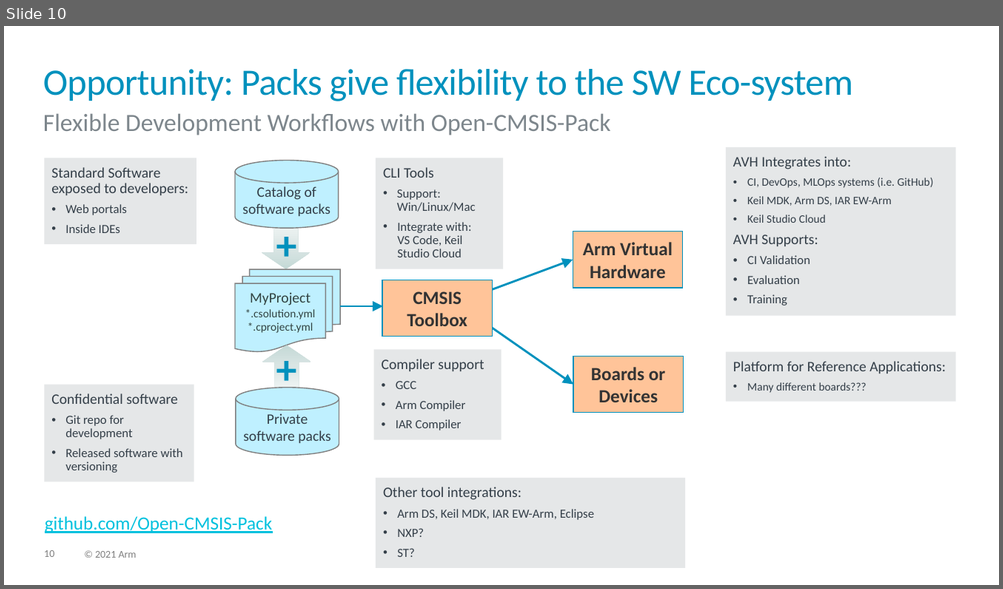
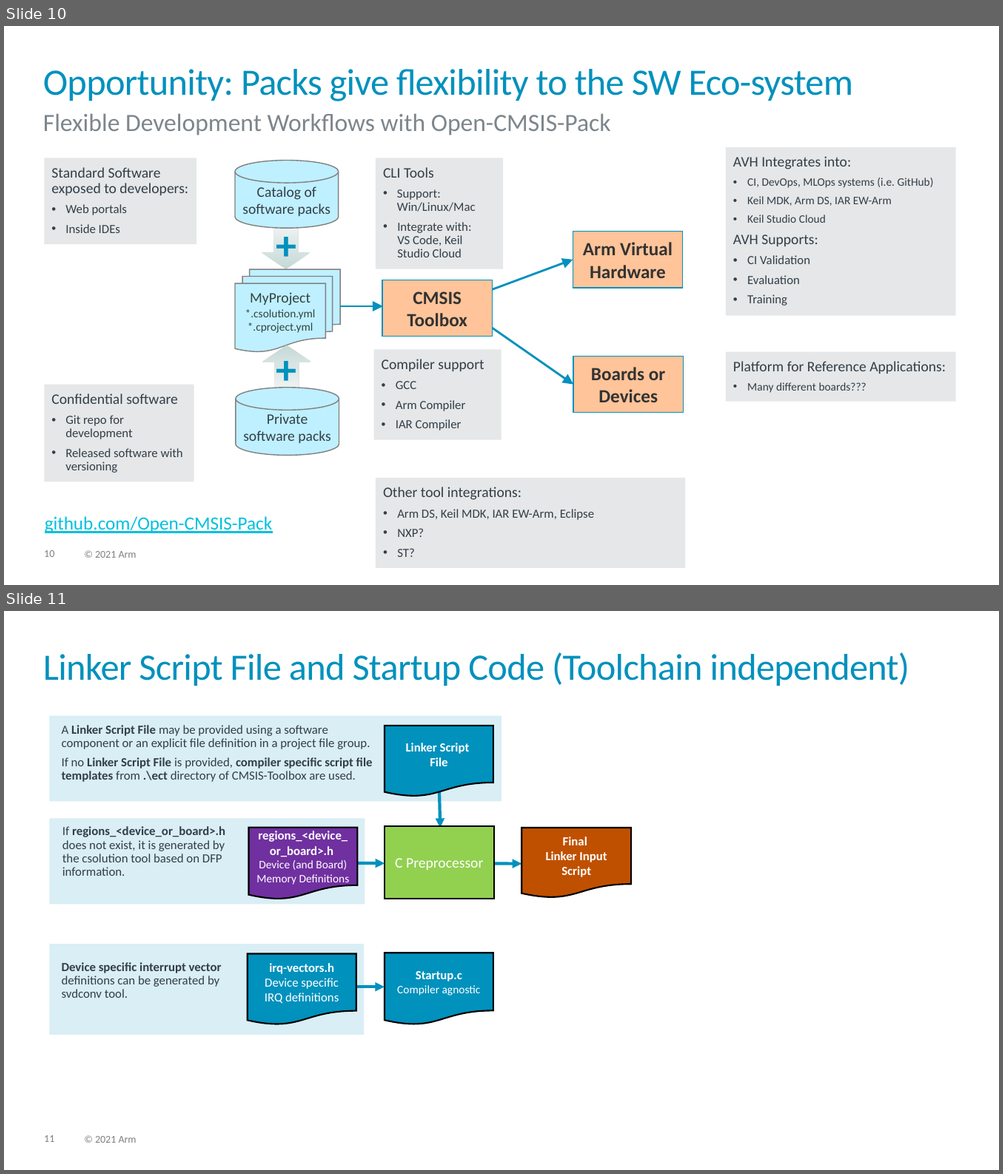
Before and after one commit to Open-CMSIS-Pack/devtools, a slide deck: tools/projmgr/docs/Manual/images/overview.pptx. Shown one above the other, each under a label of ours: slide 10 before the commit, slides 10 and 11 after it. The pictures are 1003x589 and 1003x1174 pixels, drawn with LibreOffice and Linux fonts; fonts in the diff are those of the drawing. Boxes give left, top, right and bottom in pixels: in the first picture for what was removed or moved away, otherwise in the second. Text is boxed around its words. In the diff, an @@ line names an element or a change of style, - is before the commit and + after.

Commit message:
Manual Improvements and Proposal for Linker Script Generation (#650)
Added:
 - Build-Operation.md with details on how to add new toolchains
- Linker Script File (Proposal).md with a workflow for auto-generating
scripts (similar to uVision)

```diff
--- a/tools/projmgr/docs/Manual/images/overview.pptx
+++ b/tools/projmgr/docs/Manual/images/overview.pptx
@@ slide 11 added at (4, 611, 999, 1170), background #FFFFFF; not listed: 2 template elements that a slide beside it also shows @@
@@ title added at (43, 652, 909, 686), 36 pt, text #0091BD @@
+Linker Script File and Startup Code (Toolchain independent)
@@ rectangle added at (50, 715, 502, 801), fill #0091BD at 15% opacity @@
@@ text added at (62, 725, 373, 782), 12 pt, text #333E48 @@
+A Linker Script File may be provided using a software component or an explicit file definition in a project file group.
+If no Linker Script File is provided, compiler specific script file templates from .\ect directory of CMSIS-Toolbox are used.
@@ flow chart document added at (384, 726, 493, 797), fill #0091BD, outline #000000 1.5 pt, 12 pt, text #FFFFFF, bold @@
+Linker Script
+File
@@ arrow added from (439, 791) to (441, 828), #0091BD 3 pt @@
@@ rectangle added at (50, 818, 365, 904), fill #0091BD at 15% opacity @@
@@ text added at (62, 826, 225, 876), 12 pt, text #333E48 @@
+If regions_<device_or_board>.h does not exist, it is generated by the csolution tool based on DFP information.
@@ flow chart document added at (249, 827, 358, 900), fill #7030A0, outline #000000 1.5 pt, 11 pt, text #FFFFFF @@
+regions_<device_or_board>.h
+Device (and Board)
+Memory Definitions
@@ rectangle added at (384, 826, 494, 899), fill #92D050, outline #000000 1.5 pt, 14 pt, text #FFFFFF @@
+C Preprocessor
@@ flow chart document added at (522, 828, 632, 898), fill #BF5000, outline #000000 1.5 pt, 12 pt, text #FFFFFF, bold @@
+Final
+Linker Input
+Script
@@ arrow added from (357, 863) to (384, 864), #0091BD 3 pt @@
@@ arrow added from (494, 864) to (522, 864), #0091BD 3 pt @@
@@ rectangle added at (50, 945, 364, 1036), fill #0091BD at 15% opacity @@
@@ text added at (62, 963, 222, 998), 12 pt, text #333E48 @@
+Device specific interrupt vector definitions can be generated by
+svdconv tool.
@@ flow chart document added at (247, 954, 356, 1026), fill #0091BD, outline #000000 1.5 pt, 12 pt, text #FFFFFF @@
+irq-vectors.h
+Device specific
+IRQ definitions
@@ flow chart document added at (384, 954, 493, 1026), fill #0091BD, outline #000000 1.5 pt, 11 pt, text #FFFFFF @@
+Startup.c
+Compiler agnostic
@@ arrow added from (353, 987) to (384, 987), #0091BD 3 pt @@
```
Also in this commit, not shown: 3 other slides added, 14 other files.
